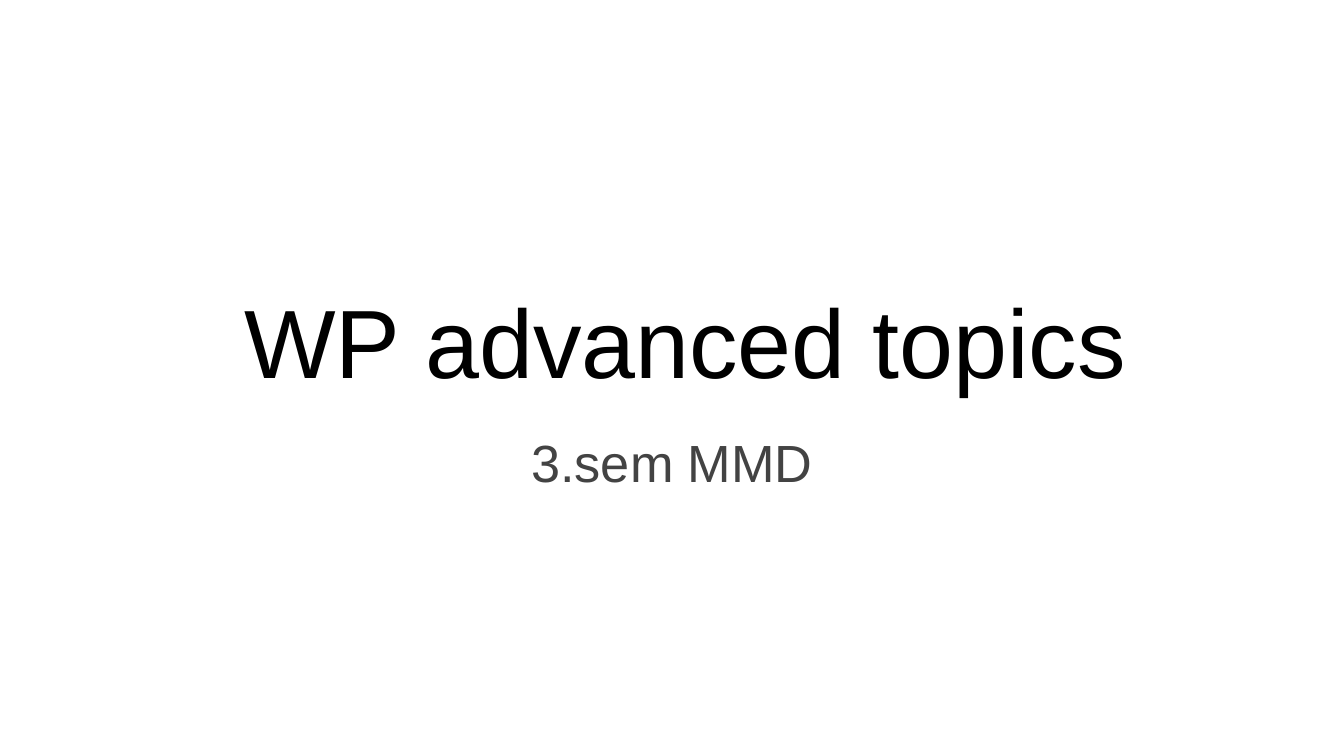
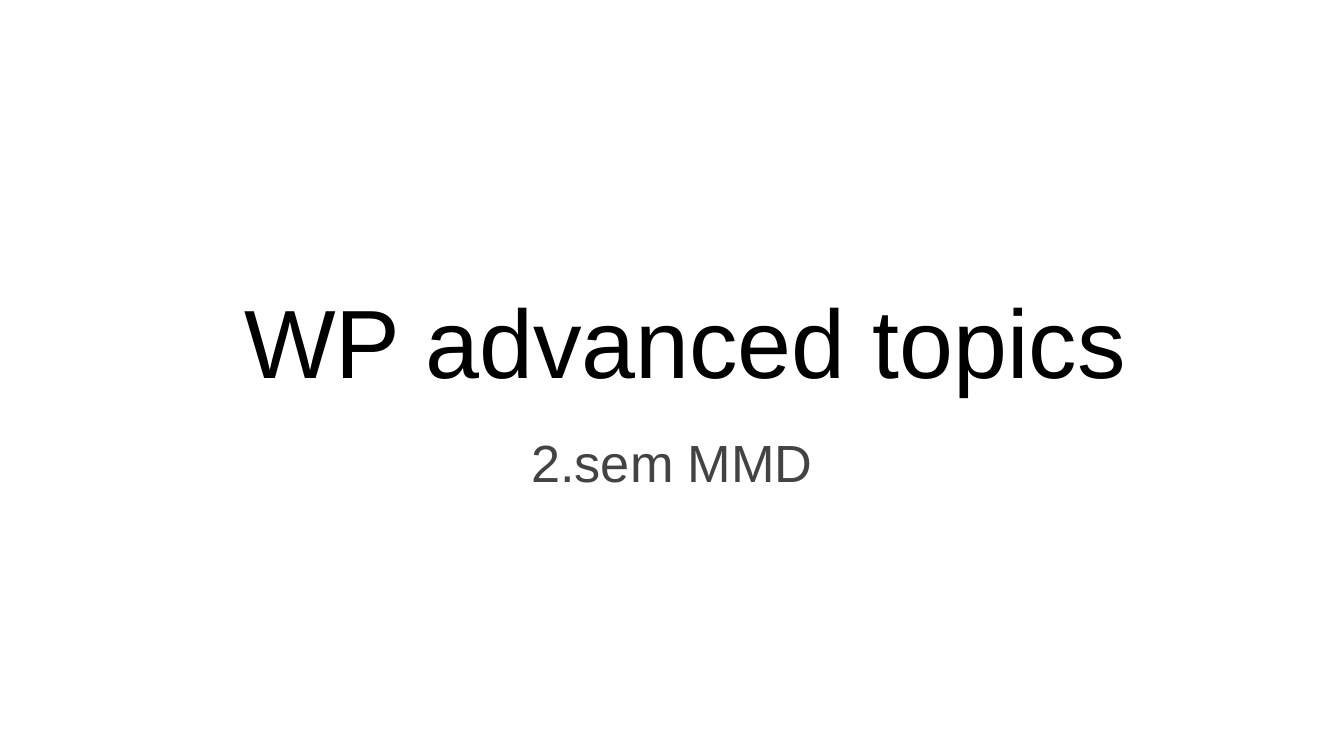
Before and after one commit to xbibogo/MMD24, a slide deck: slide 1 of semester2 PPT/CMS_content_wordpress_modellering og aggregering.pptx. Drawn at 1344x756 pixels with LibreOffice and Linux fonts; fonts in the diff are those of the drawing. Boxes give left, top, right and bottom in pixels: in the first picture for what was removed or moved away, otherwise in the second. Text is boxed around its words. In the diff, an @@ line names an element or a change of style, - is before the commit and + after.

```diff
--- a/semester2 PPT/CMS_content_wordpress_modellering og aggregering.pptx
+++ b/semester2 PPT/CMS_content_wordpress_modellering og aggregering.pptx
@@ subtitle at (531, 445, 813, 483): text changed @@
-3.sem MMD
+2.sem MMD
```
Also in this commit, not shown: 1 other slide changed, 1 slide added, 2 slides removed.
